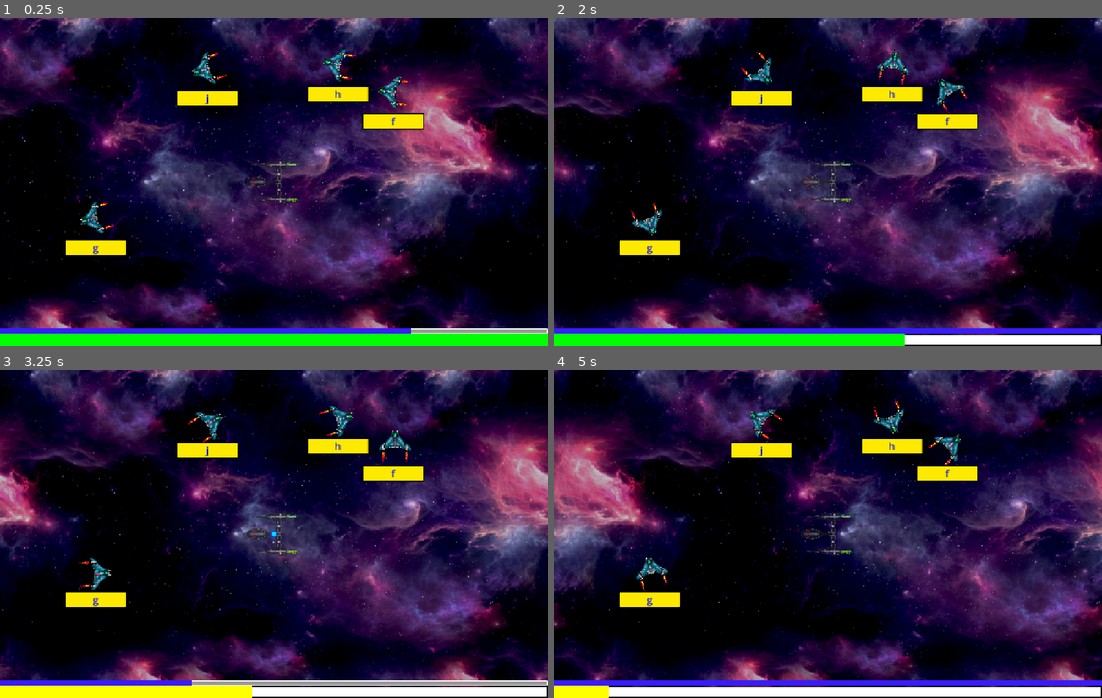
Above: before the commit, frames 1-4 (two rows, left to right).
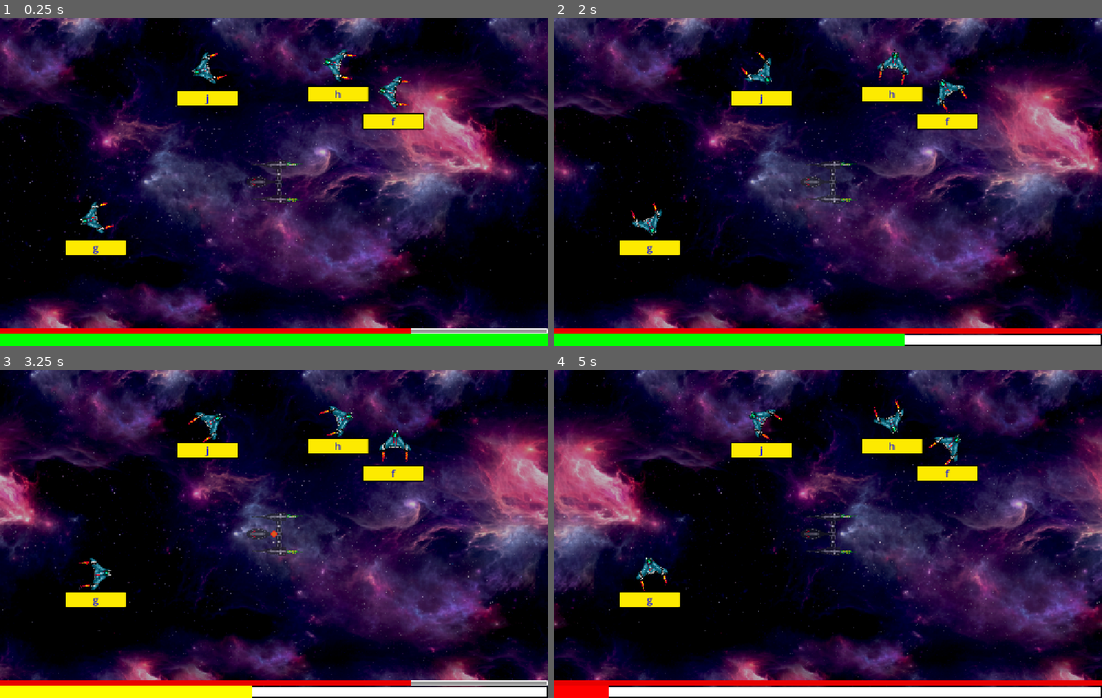
Above: after the commit, the same moments.

Repository: RaulHuertas/galaxy-keys
Game: Godot game, scene res://practice_game.tscn
The game is run twice, just before and just after one commit, with the same random seed, the same clock (stepped at 60 frames per second) and the same inputs.
Inputs:
- Up to frame 1 (0.25 s): no input
- Up to frame 2 (2 s): tap Enter at 0.5 s
- Up to frame 3 (3.25 s): no input
- Up to frame 4 (5 s): no input

The runs differ from the first frame. In frame 1, 1.2% of the frame differs, in the area x 0-75%, y 94-97%; in frame 2, 1.7%; in frame 3, 1.3%; in frame 4, 2.0%, in the area x 0-100%, y 23-100%.

Commit message:
finally works decently on web

Diff:
--- a/HealthBar.tscn
+++ b/HealthBar.tscn
@@ -28,7 +28,7 @@
 corner_detail = 4
 
 [sub_resource type="StyleBoxFlat" id="StyleBoxFlat_7onog"]
-bg_color = Color(0.21802102, 0.11207495, 1, 1)
+bg_color = Color(0.90683234, 0, 0, 1)
 
 [node name="HealthBar" type="Node2D" unique_id=1435057563]
 
--- a/enemy_ship_1.gd
+++ b/enemy_ship_1.gd
@@ -1,7 +1,7 @@
 class_name EnemyShip
 extends Node2D
 
-@onready var sprite = %sprite
+@onready var sprite : AnimatedSprite2D = %sprite
 @onready var lock_label = %lock
 @onready var sprite_label = %target
 @onready var aim = %aim
--- a/health_bar.gd
+++ b/health_bar.gd
@@ -11,7 +11,7 @@
 			var style = health_bar.get_theme_stylebox("fill")
 			if value < health_bar.max_value * 0.3:
 				style.bg_color = Color.RED
-			if value < health_bar.max_value * 0.6:
+			elif value < health_bar.max_value * 0.6:
 				style.bg_color = Color.YELLOW
 			else:
 				style.bg_color = Color.GREEN
@@ -23,7 +23,7 @@
 		camouflage = value
 		camouflage_bar.value = value
 	get():
-		return health
+		return camouflage
 
 # Called when the node enters the scene tree for the first time.
 func _ready():
--- a/main_ship.gd
+++ b/main_ship.gd
@@ -23,11 +23,6 @@
 	sprite.play()
 	pass # Replace with function body.
 
-
-# Called every frame. 'delta' is the elapsed time since the previous frame.
-func _process(delta):
-	pass
-
 func play_shoot_sound():
 	shoot_sound.play()
 
--- a/practice_game.gd
+++ b/practice_game.gd
@@ -37,15 +37,16 @@
 		result = result+(character_levels[level][random_index])
 	return result
 
-var camo_tween
+var camo_tween : Tween = null
 func reactivate_camo():
 	cancel_camo() # Abort the previous animation.
-	camo_tween = create_tween()
-	camo_tween.set_process_mode(Tween.TWEEN_PROCESS_PHYSICS)
-	main_ship.camouflaged = true
-	status_bar.camouflage = 100
-	camo_tween.tween_property(status_bar, "camouflage", 0, 1.0)
-	camo_tween.tween_callback(camo_down)
+	if state == State.FREE:
+		camo_tween = create_tween()
+		camo_tween.set_process_mode(Tween.TWEEN_PROCESS_PHYSICS)
+		main_ship.camouflaged = true
+		status_bar.camouflage = 100
+		camo_tween.tween_property(status_bar, "camouflage", 0, 1.0)
+		camo_tween.tween_callback(camo_down)
 
 func cancel_camo():
 	if camo_tween:
@@ -132,8 +133,6 @@
 		pass
 	prev_state = state
 
-	pass
-
 func remaining_ships()->int:
 	var ret : int = 0
 	for ship in enemy_ships.size():
@@ -158,12 +157,12 @@
 func animate_shot(posA: Node2D, posB: Node2D, sprite:Node2D = main_ship_beam):
 	var tween = get_tree().create_tween()
 	tween.set_process_mode(Tween.TWEEN_PROCESS_PHYSICS)
-	main_ship_beam.position = posA.position
-	main_ship_beam.scale = Vector2(1.0, 1.0)
-	main_ship_beam.show()
-	tween.tween_property(main_ship_beam, "position", posB.position, 0.25)
-	tween.tween_property(main_ship_beam, "scale", Vector2(), 0.05)
-	tween.tween_callback(main_ship_beam.hide)
+	sprite.position = posA.position
+	sprite.scale = Vector2(1.0, 1.0)
+	sprite.show()
+	tween.tween_property(sprite, "position", posB.position, 0.25)
+	tween.tween_property(sprite, "scale", Vector2(), 0.05)
+	tween.tween_callback(sprite.hide)
 
 func trigger_enemy_shot():
 	for ship in enemy_ships:
@@ -181,7 +180,7 @@
 				restart_game()
 		if state == State.FREE:
 			for ship in enemy_ships:
-				if ship.visible && ship.lock_sequence == key:
+				if ship.visible and ship.lock_sequence == key:
 					print("Locked")
 					ship.make_locked()
 					main_ship.play_lock_sound()
